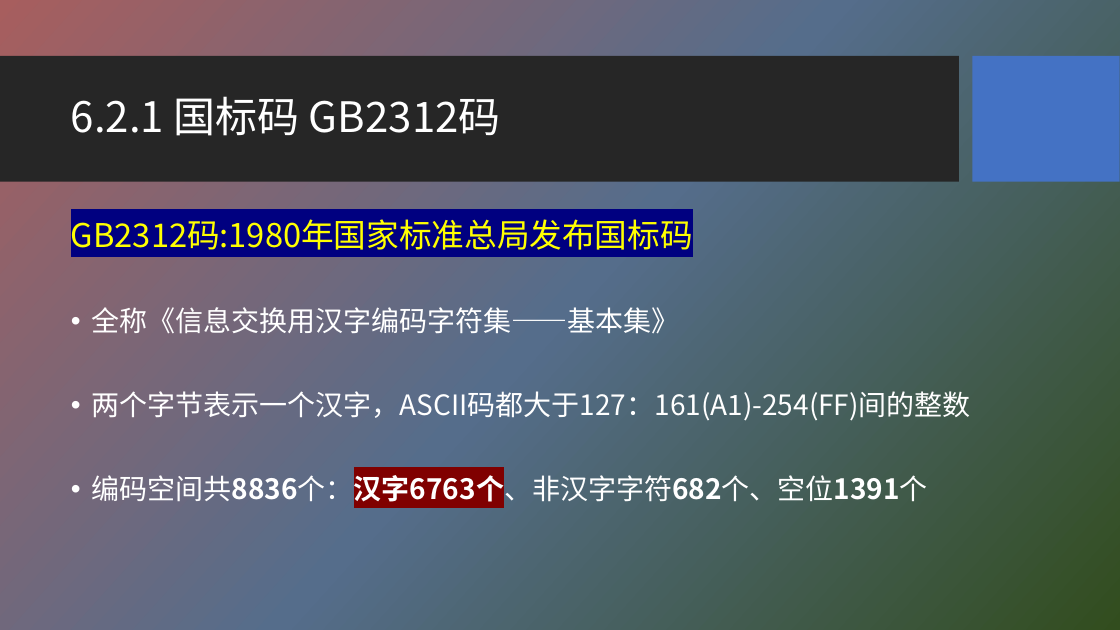
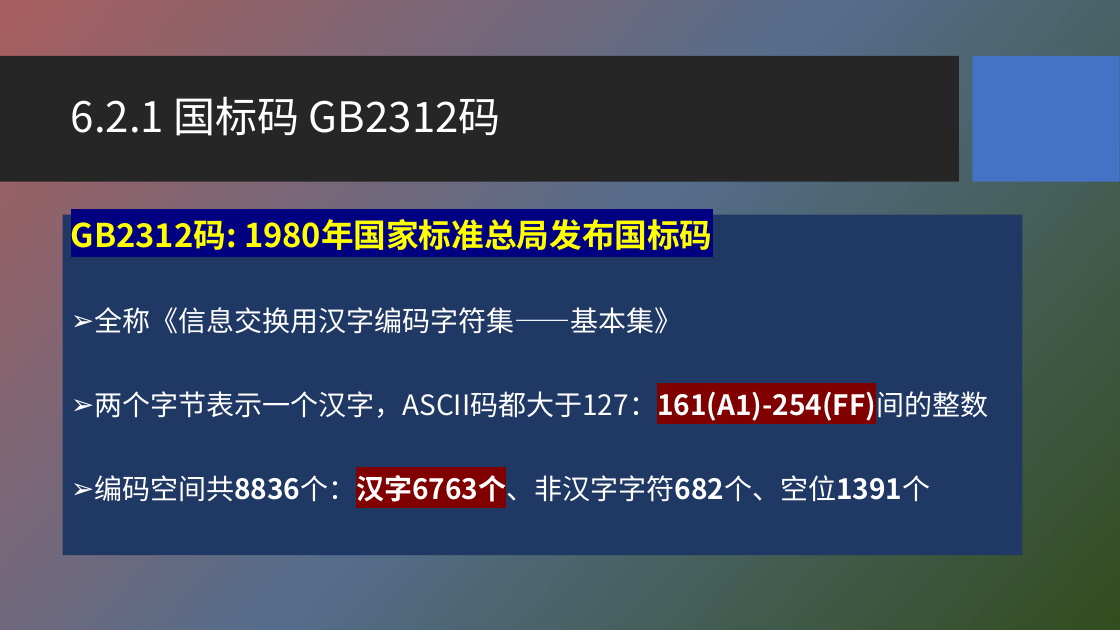
Before and after one commit to HBU/NLP_PPT, a slide deck: slide 6 of PPT-2020/ch06 字符编码与字频统计.pptx. Drawn at 1120x630 pixels with LibreOffice and Linux fonts; fonts in the diff are those of the drawing; background and template pictures are left out. Boxes give left, top, right and bottom in pixels: in the first picture for what was removed or moved away, otherwise in the second. Text is boxed around its words. In the diff, an @@ line names an element or a change of style, - is before the commit and + after.

```diff
--- a/PPT-2020/ch06 字符编码与字频统计.pptx
+++ b/PPT-2020/ch06 字符编码与字频统计.pptx
@@ text "GB2312码: 1980年国家标准总局发布国标码": place and size @@
-text "GB2312码: 1980年国家标准总局发布国标码" at [71, 219, 971, 507]
+text "GB2312码: 1980年国家标准总局发布国标码" at [62, 215, 1023, 555]
@@ text "GB2312码: 1980年国家标准总局发布国标码" at [62, 215, 1023, 555]: fill none to #203864 @@
@@ text at [71, 219, 712, 250]: text changed; bold on @@
-GB2312码:1980年国家标准总局发布国标码
+GB2312码: 1980年国家标准总局发布国标码
@@ text at [94, 307, 988, 507]: highlight none to #800000, bold on in "两个字节表示一个汉字，ASCII码都大于127：161(A1)-254(FF)间的整数"; bullet • to ➢ @@
```
Also in this commit, not shown: 27 other slides changed, 3 slides added.
